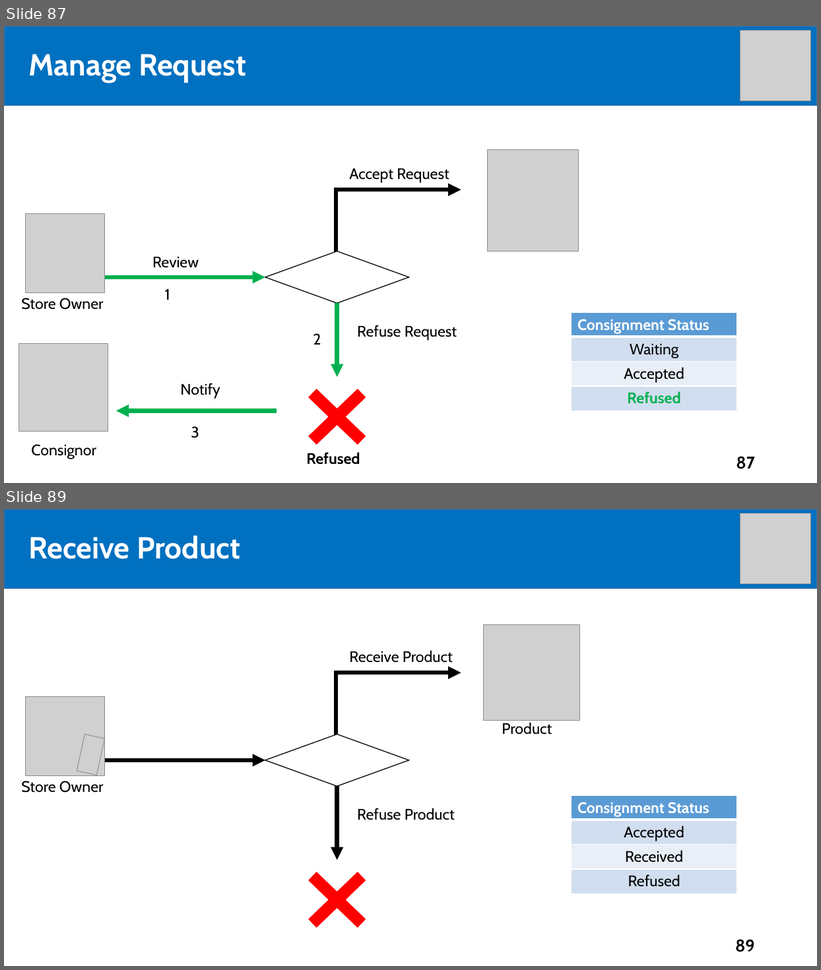
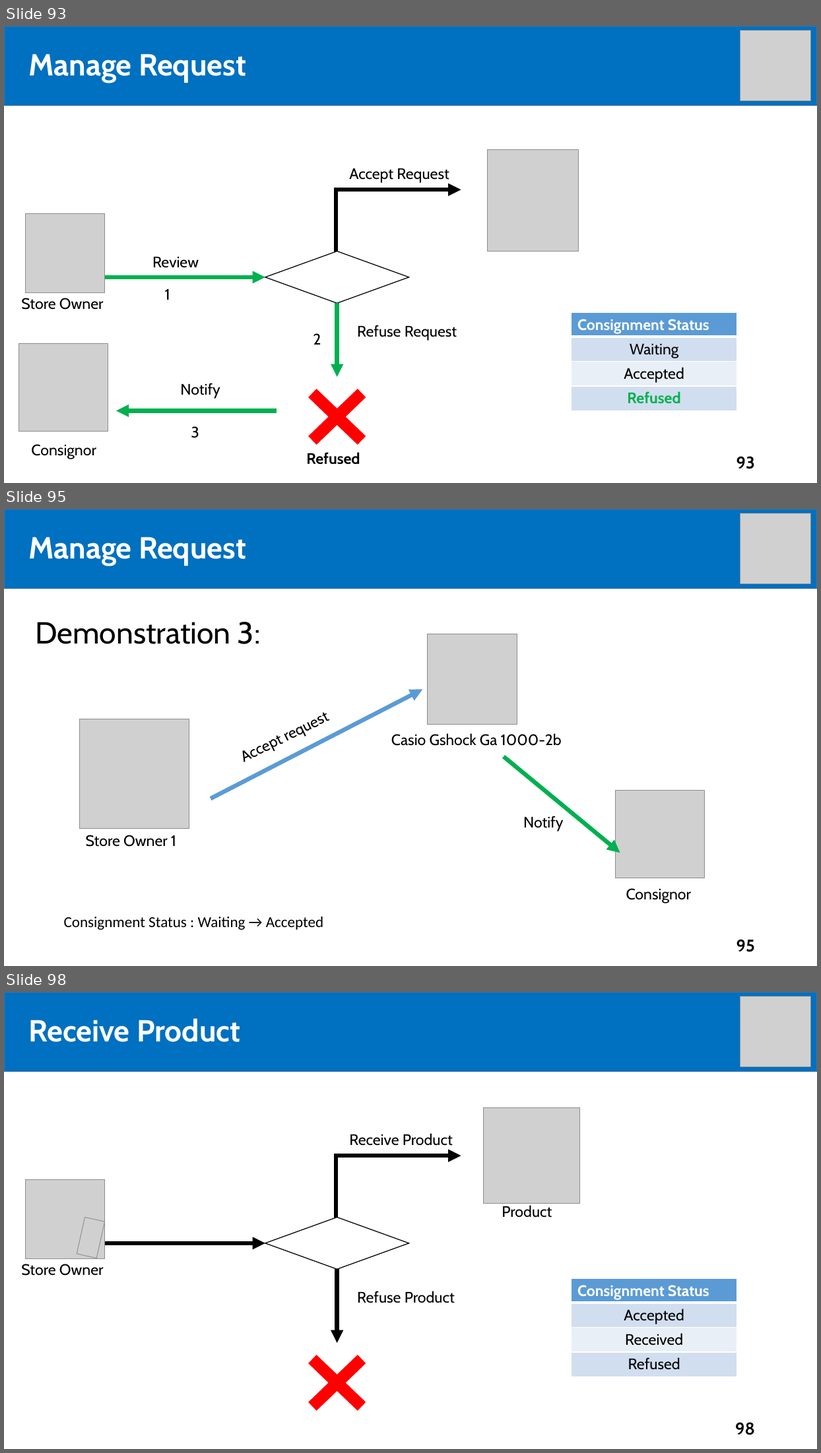
Before and after one commit to tiendan3108/CP, a slide deck: Source/Presentation/PreFinalPresentation.pptx. Shown one above the other, each under a label of ours: slides 87 and 89 before the commit, slides 93, 95 and 98 after it; the slides between them are not shown. The pictures are 821x970 and 821x1453 pixels, drawn with LibreOffice and Linux fonts; fonts in the diff are those of the drawing; grey boxes stand for pictures. Boxes give left, top, right and bottom in pixels: in the first picture for what was removed or moved away, otherwise in the second. Text is boxed around its words. In the diff, an @@ line names an element or a change of style, - is before the commit and + after.

```diff
--- a/Source/Presentation/PreFinalPresentation.pptx
+++ b/Source/Presentation/PreFinalPresentation.pptx
@@ slide 95 added at [4,509,817,966], background #FFFFFF @@
@@ rectangle added at [4,509,817,588], fill #0070C0, outline #43739E 1 pt @@
@@ picture added at [741,513,811,584] @@
@@ text added at [28,537,246,566], 36 pt, text #FFFFFF, bold @@
+Manage Request
@@ title added at [50,542,170,566], 44 pt, text #FFFFFF, bold @@
+Outline
@@ text added at [36,622,261,644], 36 pt, text #000000 @@
+Demonstration 3:
@@ picture added at [427,634,517,724] @@
@@ arrow added from (211, 799) to (423, 690), #5B9BD5 5 pt @@
@@ text added at [230,694,353,770], 18 pt, text #000000 @@
+Accept request
@@ picture added at [80,720,189,829] @@
@@ text added at [391,733,562,746], 18 pt, text #000000 @@
+Casio Gshock Ga 1000-2b
@@ arrow added from (504, 757) to (620, 853), #00B050 5 pt @@
@@ picture added at [616,790,705,878] @@
@@ text added at [523,816,563,832], 18 pt, text #000000 @@
+Notify
@@ text added at [86,835,176,847], 18 pt, text #000000 @@
+Store Owner 1
@@ text added at [626,889,691,904], 18 pt, text #000000 @@
+Consignor
@@ text added at [64,917,323,930], 18 pt, text #000000 @@
+Consignment Status : Waiting → Accepted
@@ page number added at [737,939,755,953], 20 pt, text #000000, bold @@
+95
@@ what was slide 87 is now slide 93 @@
@@ page number at [737,456,755,470]: text changed @@
-87
+93
@@ what was slide 89 is now slide 98 @@
@@ page number at [735,1422,755,1436]: text changed @@
-89
+98
```
Also in this commit, not shown: 7 slides changed, 8 other slides added, 1 other file.
